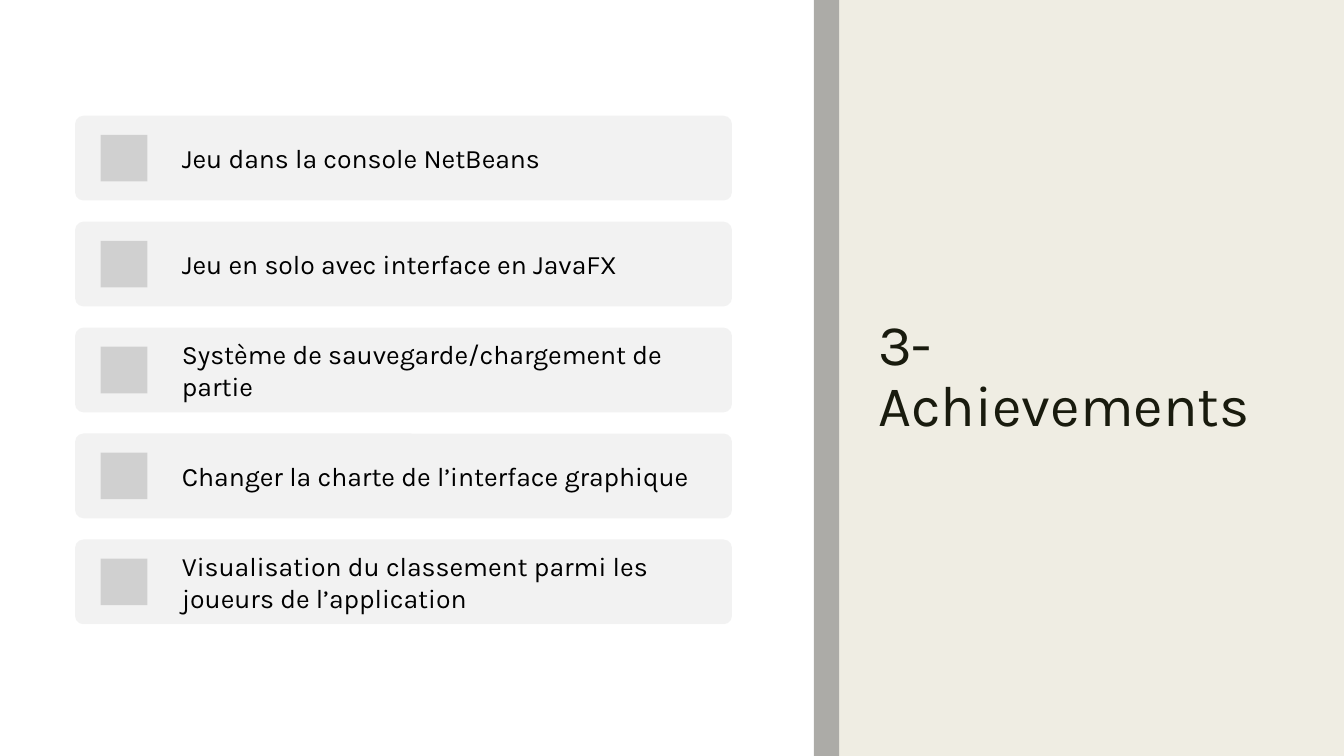
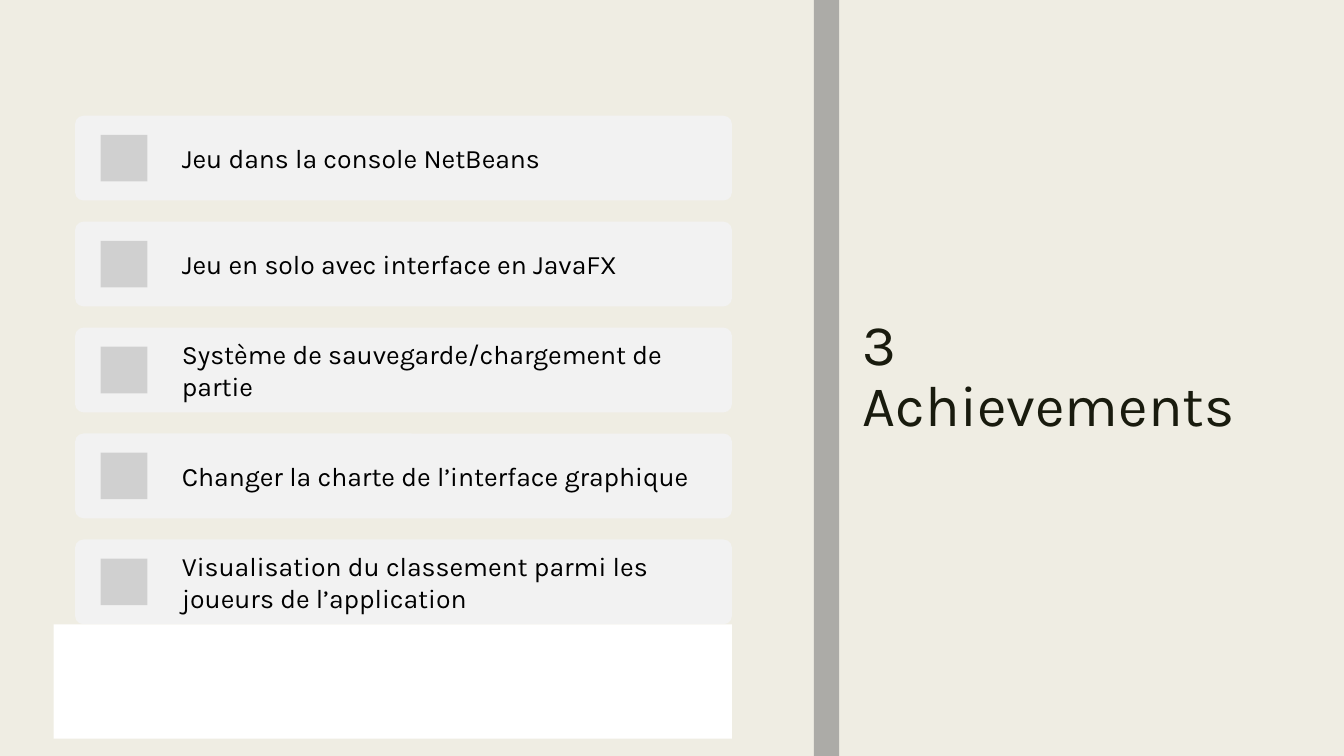
Before and after one commit to 0xblazy/Projet_2048_Nico_Elise_Tom_Lucille, a slide deck: slide 6 of Projet_2048/Support_Projet_2048.pptx (slide 5 before the commit). Drawn at 1344x756 pixels with LibreOffice and Linux fonts; fonts in the diff are those of the drawing; grey boxes stand for pictures. Boxes give left, top, right and bottom in pixels: in the first picture for what was removed or moved away, otherwise in the second. Text is boxed around its words. In the diff, an @@ line names an element or a change of style, - is before the commit and + after.

```diff
--- a/Projet_2048/Support_Projet_2048.pptx
+++ b/Projet_2048/Support_Projet_2048.pptx
@@ background #FFFFFF to pattern #EFEDE3 on #FFFFFF @@
@@ rectangle at [0,0,814,756]: fill #FFFFFF to pattern #EFEDE3 on #FFFFFF @@
@@ title at [863,328,1234,427]: text changed @@
-3- Achievements
+3 Achievements
```
Also in this commit, not shown: 9 other slides changed, 1 slide added, 1 other file.
